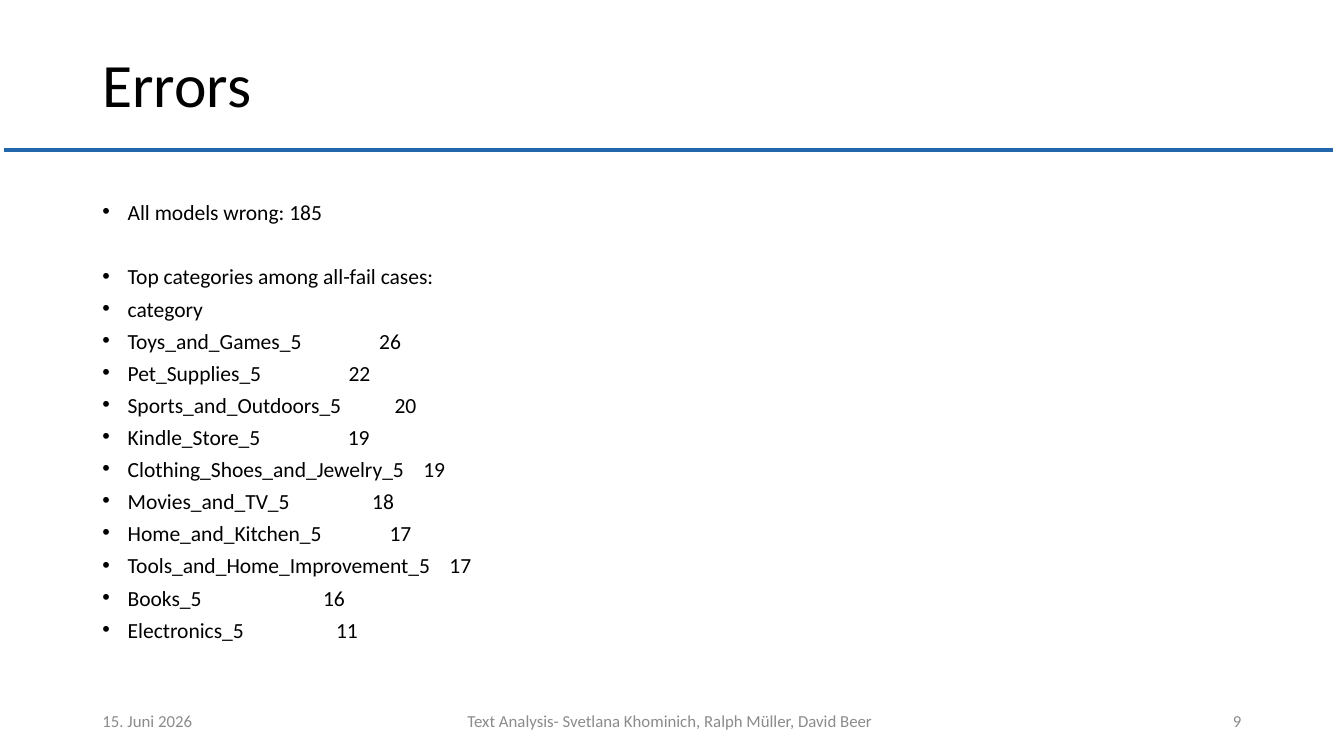
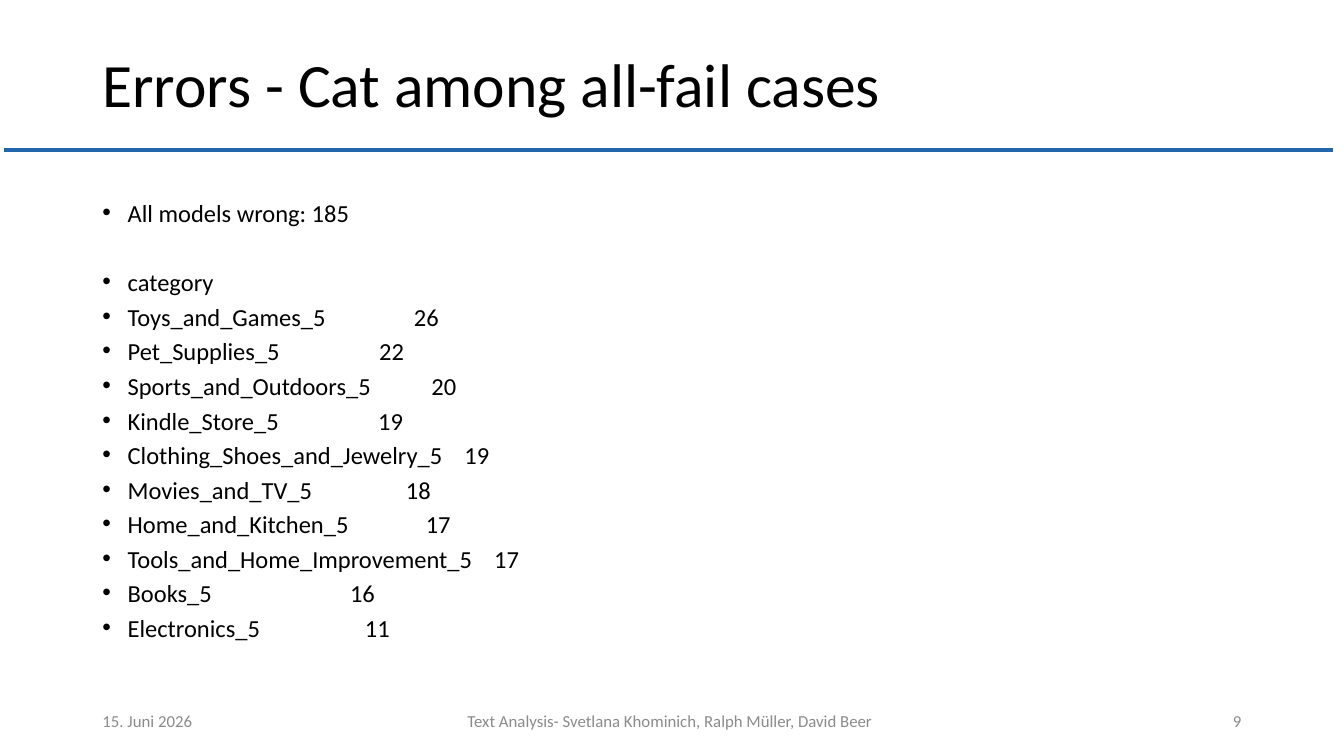
Before and after one commit to muellR/text_analysis, a slide deck: slide 9 of presentation/ln_text_analysis.pptx. Drawn at 1344x756 pixels with LibreOffice and Linux fonts; fonts in the diff are those of the drawing; background and template pictures are left out. Boxes give left, top, right and bottom in pixels: in the first picture for what was removed or moved away, otherwise in the second. Text is boxed around its words. In the diff, an @@ line names an element or a change of style, - is before the commit and + after.

```diff
--- a/presentation/ln_text_analysis.pptx
+++ b/presentation/ln_text_analysis.pptx
@@ title at [102,64,880,118]: text changed @@
-Errors
+Errors - Cat among all-fail cases
@@ text "All models wrong: 185" at [128,205,519,641]: size 15.4 to 17.5 pt @@
@@ text at [128,269,433,288]: paragraph removed @@
-• Top categories among all-fail cases:
```
Also in this commit, not shown: 4 other slides changed, 1 slide removed.
